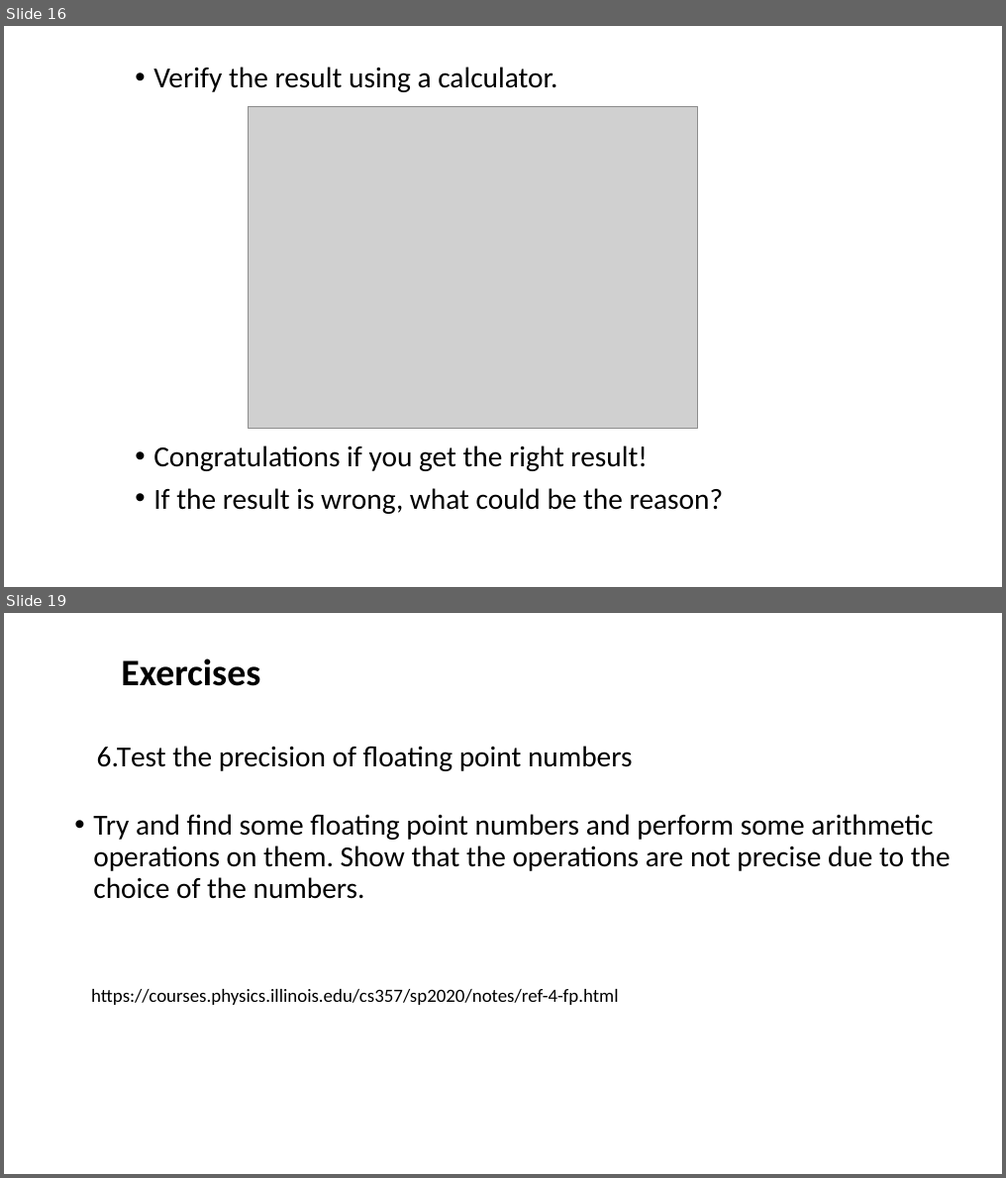
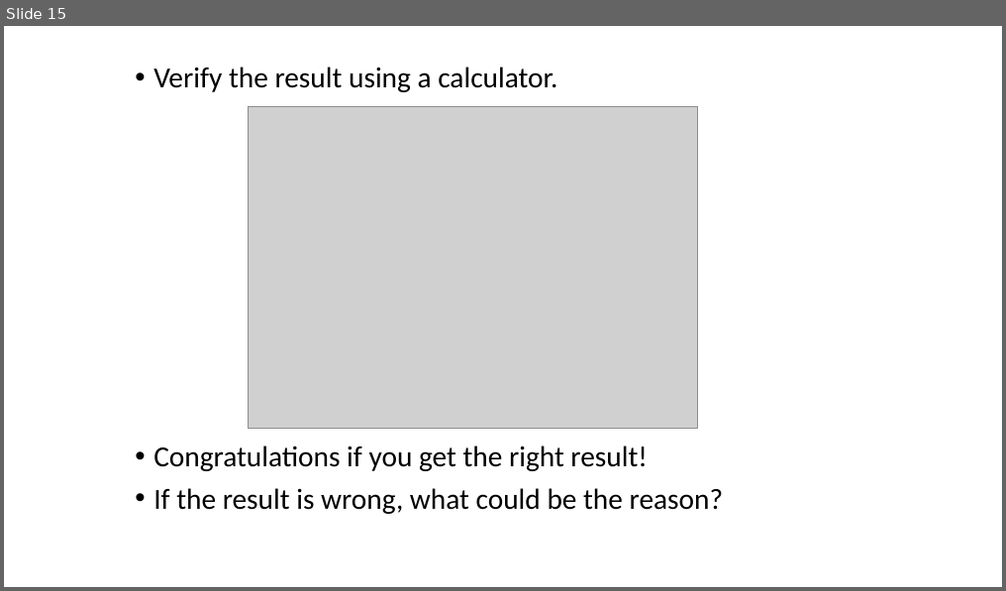
Before and after one commit to ShiqiYu/CPP, a slide deck: week02/Lab02.pptx. Shown one above the other, each under a label of ours: slides 16 and 19 before the commit, slide 15 after it; the slides between them are not shown. The pictures are 1006x1178 and 1006x591 pixels, drawn with LibreOffice and Linux fonts; fonts in the diff are those of the drawing; grey boxes stand for pictures; background and template pictures are left out. Boxes give left, top, right and bottom in pixels: in the first picture for what was removed or moved away, otherwise in the second. Text is boxed around its words. In the diff, an @@ line names an element or a change of style, - is before the commit and + after.

Commit message:
update the exercises in Lab02

```diff
--- a/week02/Lab02.pptx
+++ b/week02/Lab02.pptx
@@ slide 19 removed at bbox=[4, 613, 1002, 1174], background #FFFFFF @@
@@ text removed at bbox=[121, 659, 260, 686] @@
-Exercises
@@ title removed at bbox=[97, 746, 633, 771] @@
-6.Test the precision of floating point numbers
@@ text removed at bbox=[93, 814, 950, 899] @@
-• Try and find some floating point numbers and perform some arithmetic operations on them. Show that the operations are not precise due to the choice of the numbers.
@@ text removed at bbox=[91, 989, 618, 1005] @@
-https://courses.physics.illinois.edu/cs357/sp2020/notes/ref-4-fp.html
@@ what was slide 16 is now slide 15 @@
```
Also in this commit, not shown: 5 slides changed, 2 other slides removed.
